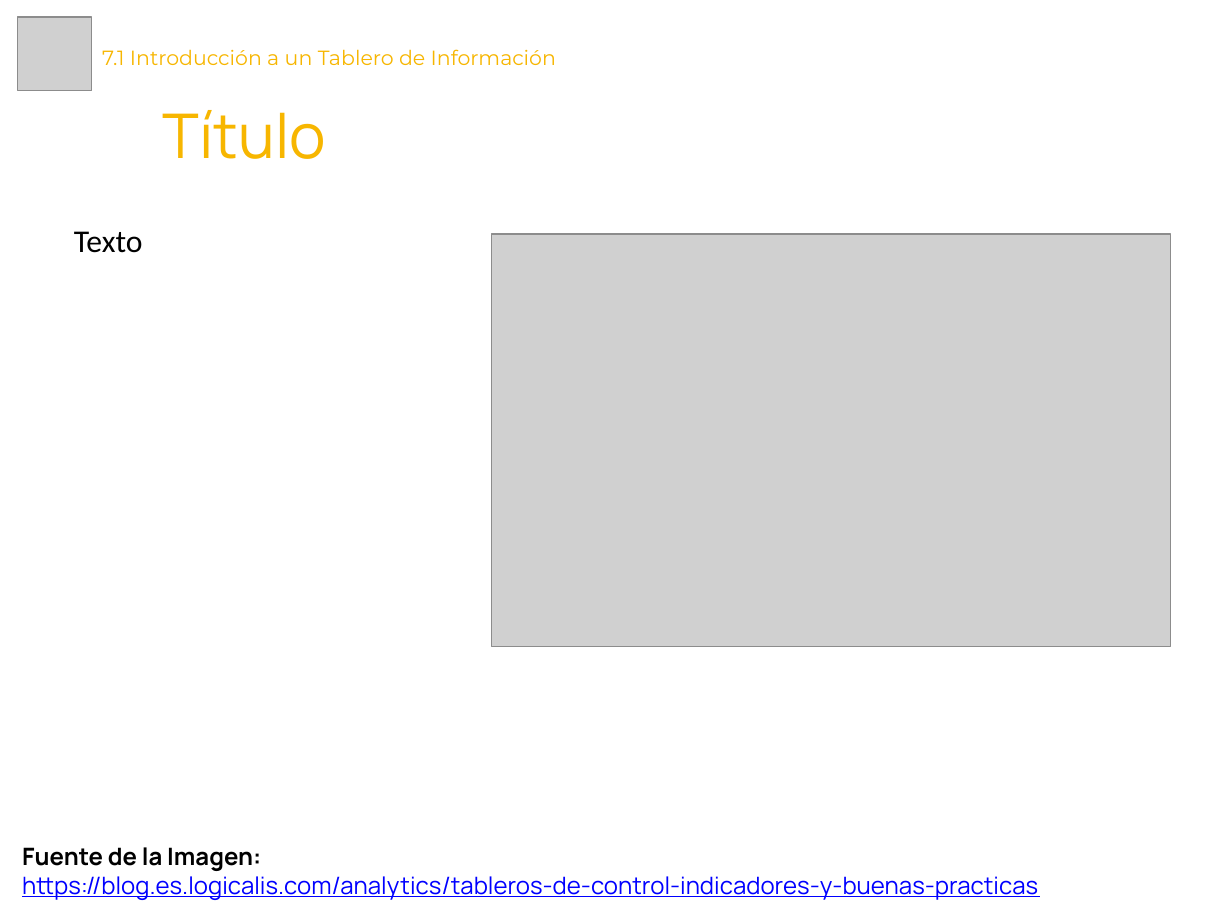
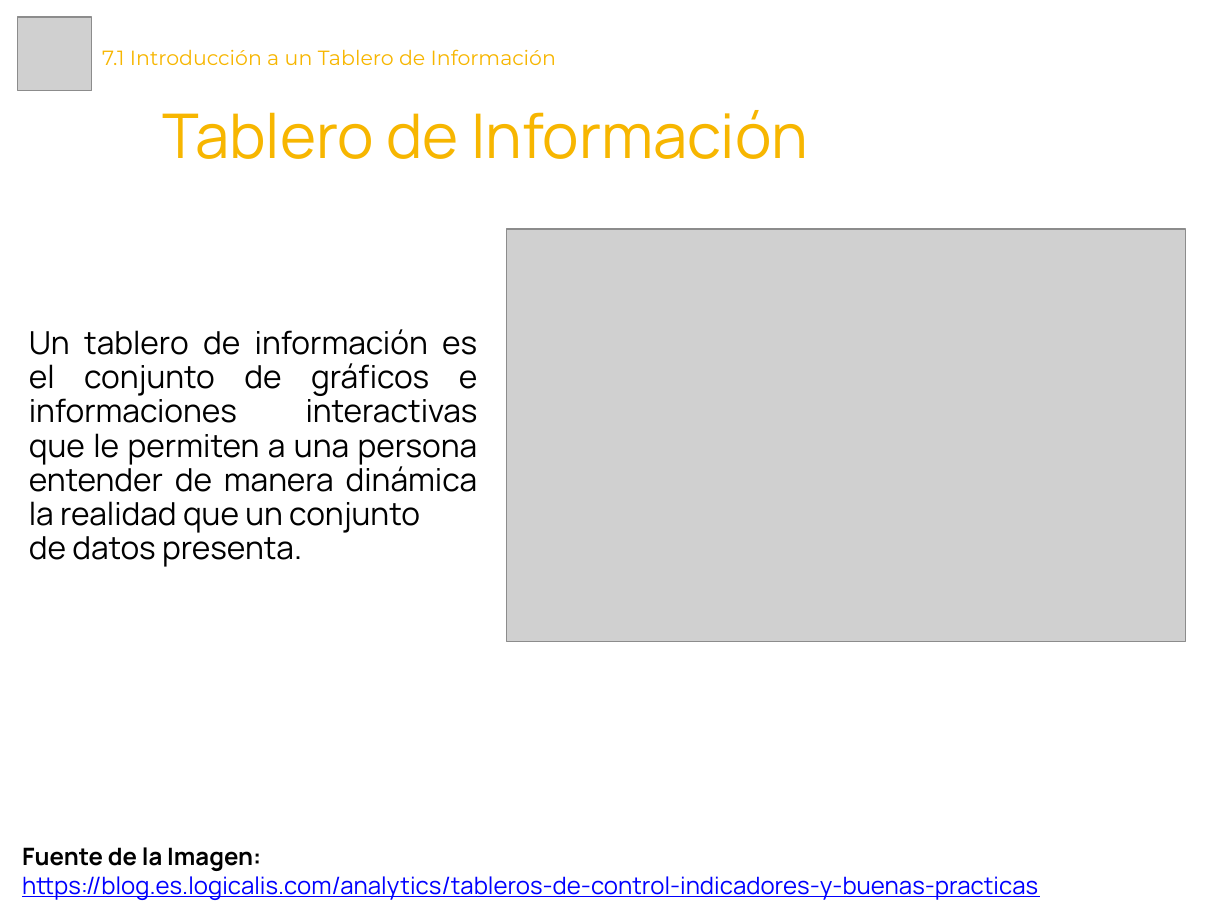
Before and after one commit to Laboratoria/curriculum, a slide deck: slide 2 of 18-data-visualization/Contenido Semana 3/7.1. Presentación - Introducción a un Tablero de Información.pptx. Drawn at 1232x924 pixels with LibreOffice and Linux fonts; fonts in the diff are those of the drawing; grey boxes stand for pictures. Boxes give left, top, right and bottom in pixels: in the first picture for what was removed or moved away, otherwise in the second. Text is boxed around its words. In the diff, an @@ line names an element or a change of style, - is before the commit and + after.

```diff
--- a/18-data-visualization/Contenido Semana 3/7.1. Presentación - Introducción a un Tablero de Información.pptx
+++ b/18-data-visualization/Contenido Semana 3/7.1. Presentación - Introducción a un Tablero de Información.pptx
@@ text at (x1=163, y1=110, x2=808, y2=159): text changed @@
-Título
+Tablero de Información
@@ text removed at (x1=74, y1=231, x2=143, y2=253) @@
-Texto
@@ picture moved from (x1=492, y1=234, x2=1170, y2=647) to (x1=506, y1=229, x2=1185, y2=642) @@
@@ text added at (x1=29, y1=329, x2=478, y2=567), 18.5 pt, text #000000 @@
+Un tablero de información es el conjunto de gráficos e informaciones interactivas que le permiten a una persona entender de manera dinámica la realidad que un conjunto
+de datos presenta.
```
Also in this commit, not shown: 3 slides added, 1 slide removed, 9 other files.
